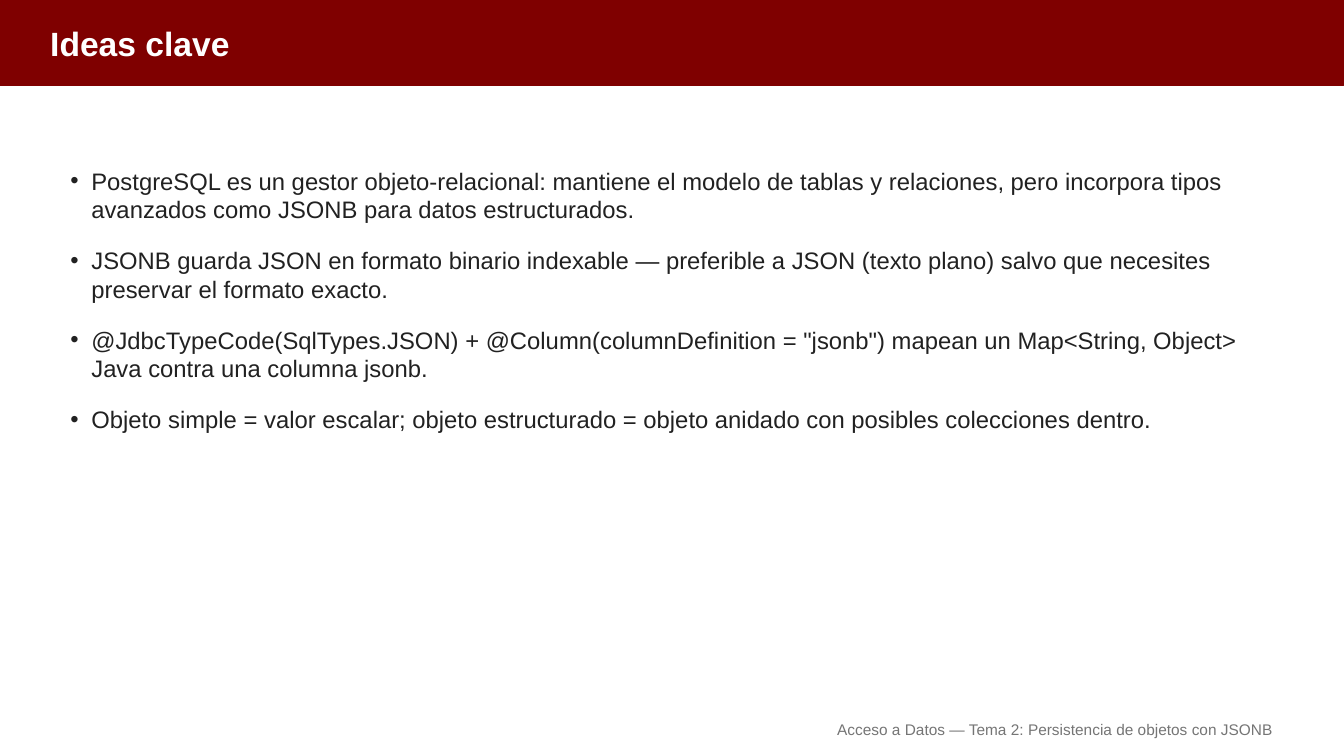
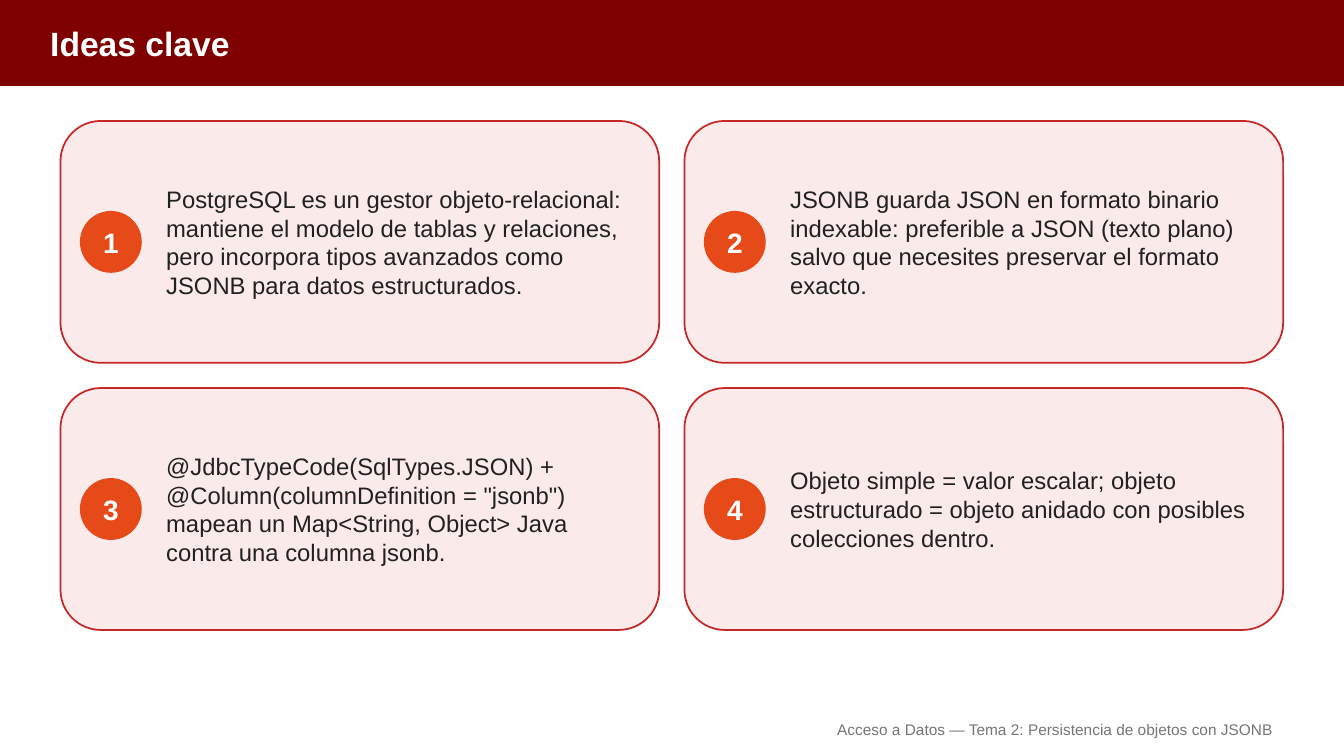
Before and after one commit to aitorventura/acceso-a-datos, a slide deck: slide 13 of docs/tema2/diapositivas/persistencia-objetos-jsonb.pptx (slide 18 before the commit). Drawn at 1344x756 pixels with LibreOffice and Linux fonts; fonts in the diff are those of the drawing. Boxes give left, top, right and bottom in pixels: in the first picture for what was removed or moved away, otherwise in the second. Text is boxed around its words. In the diff, an @@ line names an element or a change of style, - is before the commit and + after.

Commit message:
Tema 2 de AD: infografías en los tres apartados y diapositivas regeneradas
Añade 14 infografías en docs/tema2/img, las inserta en persistencia-objetos-jsonb, consultas-jsonb y bd-orientadas-a-objetos, y regenera sus diapositivas (pptx y pdf), fusionando las que solo tenían un párrafo.

```diff
--- a/docs/tema2/diapositivas/persistencia-objetos-jsonb.pptx
+++ b/docs/tema2/diapositivas/persistencia-objetos-jsonb.pptx
@@ rounded rectangle added at (60,121,659,363), fill #FBEAEA, outline #C62828 1.25 pt @@
@@ rounded rectangle added at (685,121,1284,363), fill #FBEAEA, outline #C62828 1.25 pt @@
@@ text removed at (91,172,1236,433) @@
-• PostgreSQL es un gestor objeto-relacional: mantiene el modelo de tablas y relaciones, pero incorpora tipos avanzados como JSONB para datos estructurados.
-• JSONB guarda JSON en formato binario indexable — preferible a JSON (texto plano) salvo que necesites preservar el formato exacto.
-• @JdbcTypeCode(SqlTypes.JSON) + @Column(columnDefinition = "jsonb") mapean un Map<String, Object> Java contra una columna jsonb.
-• Objeto simple = valor escalar; objeto estructurado = objeto anidado con posibles colecciones dentro.
@@ text added at (166,190,620,299), 17 pt, text #212121 @@
+PostgreSQL es un gestor objeto-relacional: mantiene el modelo de tablas y relaciones, pero incorpora tipos avanzados como JSONB para datos estructurados.
@@ text added at (790,190,1233,295), 17 pt, text #212121 @@
+JSONB guarda JSON en formato binario indexable: preferible a JSON (texto plano) salvo que necesites preservar el formato exacto.
@@ ellipse added at (81,212,141,272), fill #E64A19, outline #E64A19 1 pt @@
@@ text added at (103,233,119,253), 20 pt, text #FFFFFF, bold @@
+1
@@ ellipse added at (705,212,765,272), fill #E64A19, outline #E64A19 1 pt @@
@@ text added at (727,233,743,253), 20 pt, text #FFFFFF, bold @@
+2
@@ rounded rectangle added at (60,388,659,630), fill #FBEAEA, outline #C62828 1.25 pt @@
@@ rounded rectangle added at (685,388,1284,630), fill #FBEAEA, outline #C62828 1.25 pt @@
@@ ellipse added at (81,479,141,539), fill #E64A19, outline #E64A19 1 pt @@
@@ text added at (166,457,567,566), 17 pt, text #212121 @@
+@JdbcTypeCode(SqlTypes.JSON) + @Column(columnDefinition = "jsonb") mapean un Map<String, Object> Java contra una columna jsonb.
@@ ellipse added at (705,479,765,539), fill #E64A19, outline #E64A19 1 pt @@
@@ text added at (790,471,1245,548), 17 pt, text #212121 @@
+Objeto simple = valor escalar; objeto estructurado = objeto anidado con posibles colecciones dentro.
@@ text added at (103,500,119,521), 20 pt, text #FFFFFF, bold @@
+3
@@ text added at (727,500,743,520), 20 pt, text #FFFFFF, bold @@
+4
```
Also in this commit, not shown: 11 other slides changed, 5 slides removed, 22 other files.
